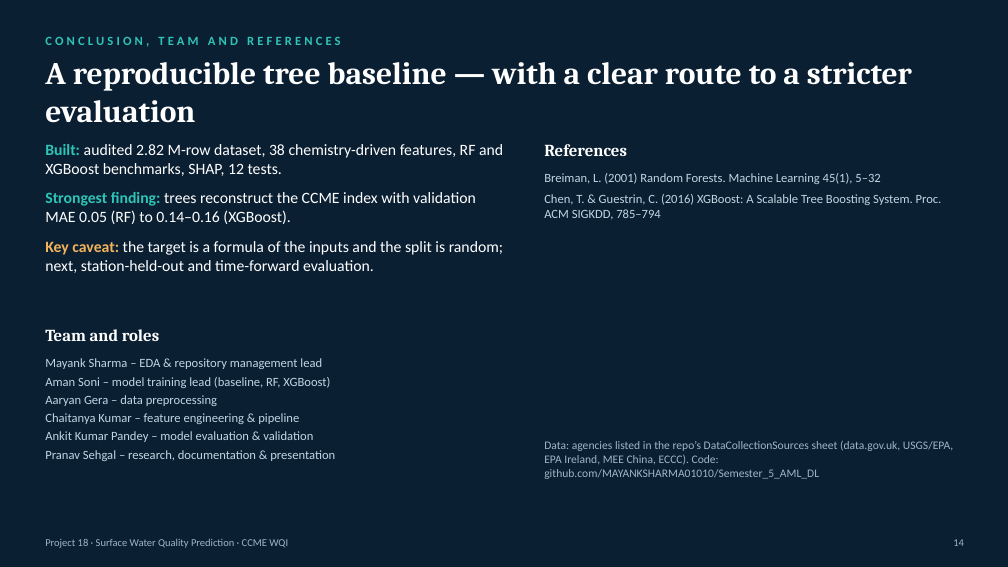
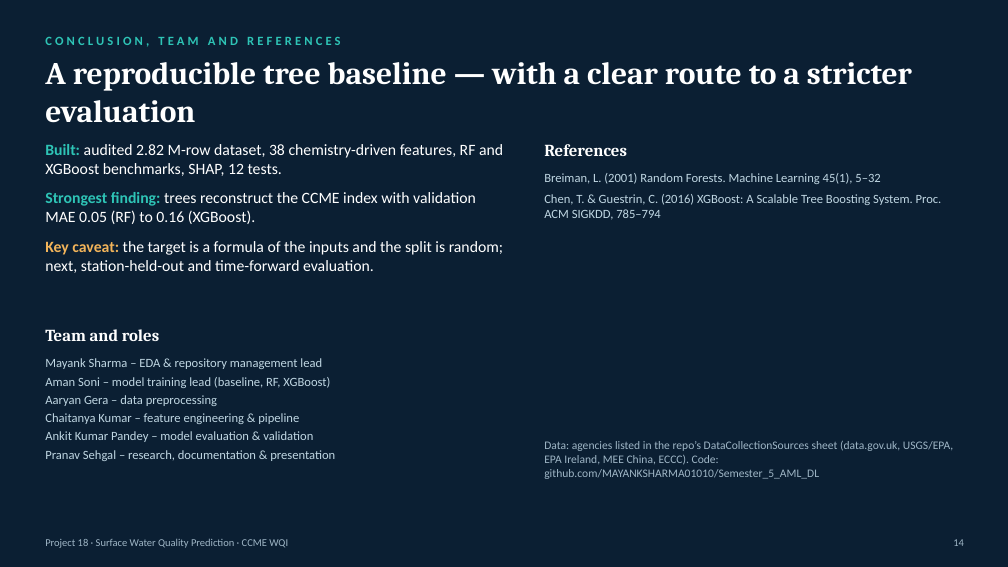
Before and after one commit to Amansoni045/Semester_5_AML_DL, a slide deck: slide 14 of final/Project_Presentation_Final.pptx. Drawn at 1008x567 pixels with LibreOffice and Linux fonts; fonts in the diff are those of the drawing. Boxes give left, top, right and bottom in pixels: in the first picture for what was removed or moved away, otherwise in the second. Text is boxed around its words. In the diff, an @@ line names an element or a change of style, - is before the commit and + after.

Commit message:
unify XGBoost benchmarks to single verified model across notebooks, figures, presentation, and report

```diff
--- a/final/Project_Presentation_Final.pptx
+++ b/final/Project_Presentation_Final.pptx
@@ text at box(45, 192, 476, 224): text changed @@
-Strongest finding: trees reconstruct the CCME index with validation MAE 0.05 (RF) to 0.14–0.16 (XGBoost).
+Strongest finding: trees reconstruct the CCME index with validation MAE 0.05 (RF) to 0.16 (XGBoost).
```
Also in this commit, not shown: 2 other slides changed, 10 other files.
